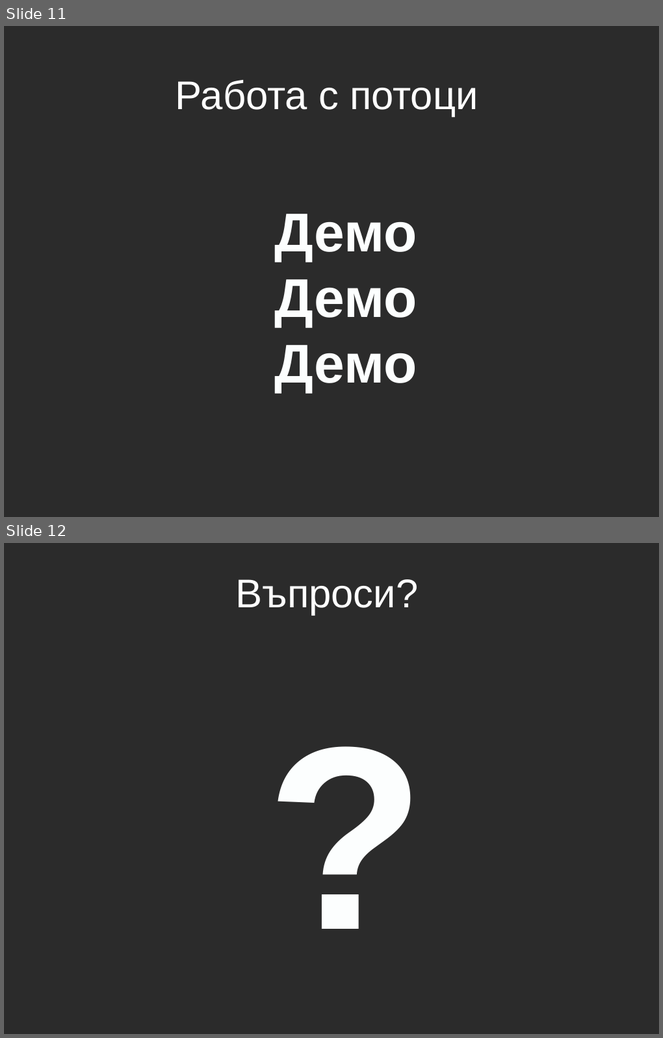
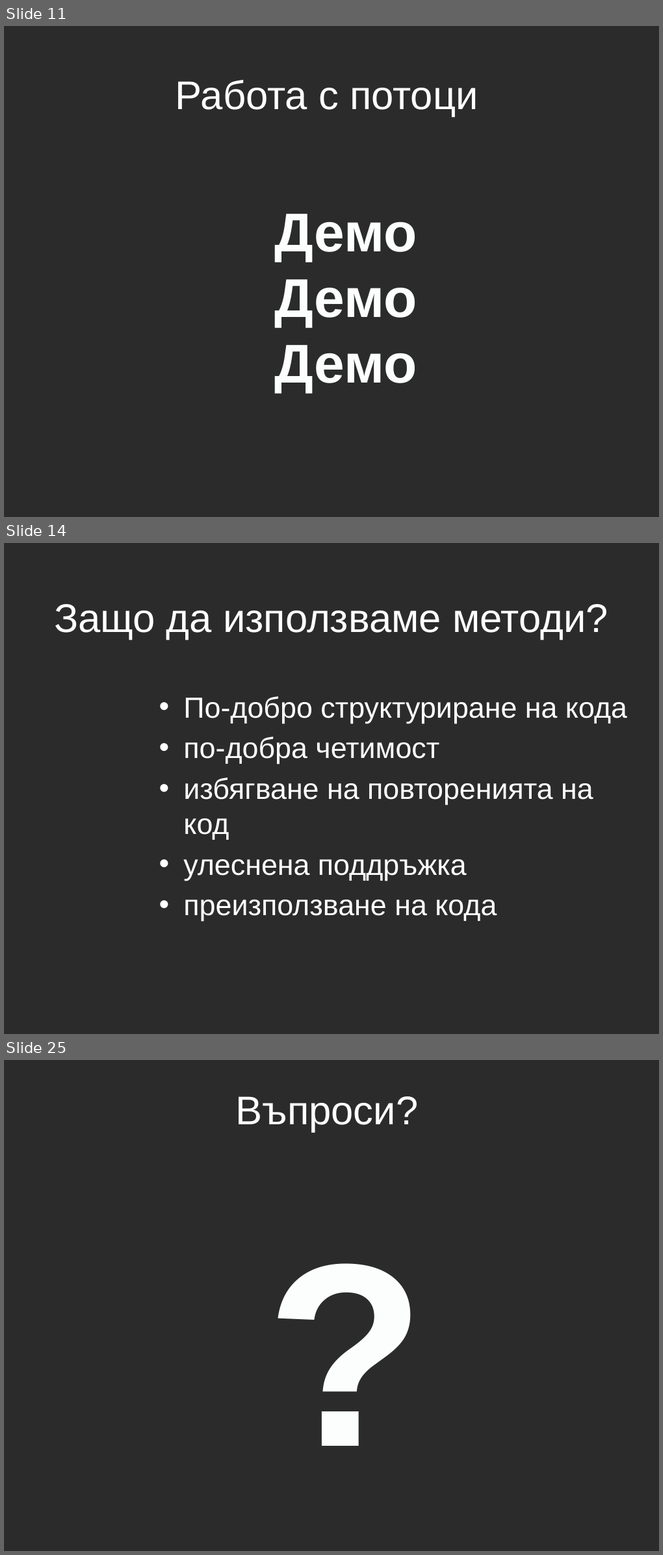
Before and after one commit to aslv/1300ruc, a slide deck: Lecture5/Lecture5.pptx. Shown one above the other, each under a label of ours: slides 11 and 12 before the commit, slides 11, 14 and 25 after it; the slides between them are not shown. The pictures are 663x1038 and 663x1555 pixels, drawn with LibreOffice and Linux fonts; fonts in the diff are those of the drawing; background and template pictures are left out; a plain dark background stands for a picture behind light text. Boxes give left, top, right and bottom in pixels: in the first picture for what was removed or moved away, otherwise in the second. Text is boxed around its words. In the diff, an @@ line names an element or a change of style, - is before the commit and + after.

```diff
--- a/Lecture5/Lecture5.pptx
+++ b/Lecture5/Lecture5.pptx
@@ slide 14 added at <box>4,543,659,1034</box>, background picture (left out) @@
@@ title added at <box>54,604,608,640</box>, 44 pt, text #FFFFFF @@
+Защо да използваме методи?
@@ text added at <box>183,696,627,921</box>, 32 pt, text #FFFFFF @@
+• По-добро структуриране на кода
+• по-добра четимост
+• избягване на повторенията на код
+• улеснена поддръжка
+• преизползване на кода
@@ what was slide 12 is now slide 25 @@
```
Also in this commit, not shown: 12 other slides added.
